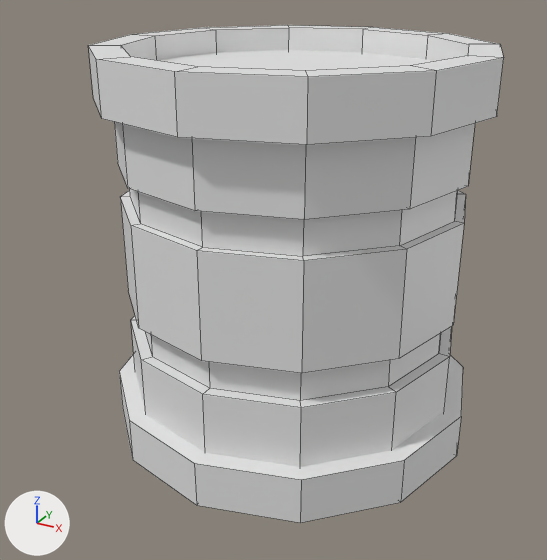
A saved change to the Blender file blender/assets/assets.blend.
Rendered twice from a camera (50 mm lens) standing at (1.95, -3.78, 1.63) and looking at (-0.06, -0.13, -0.2). Arrows for +X, +Y and +Z are at lower left; the lights stay in place. Mesh edges are drawn as thin lines.

Names of what the first picture shows: 'barrel'.
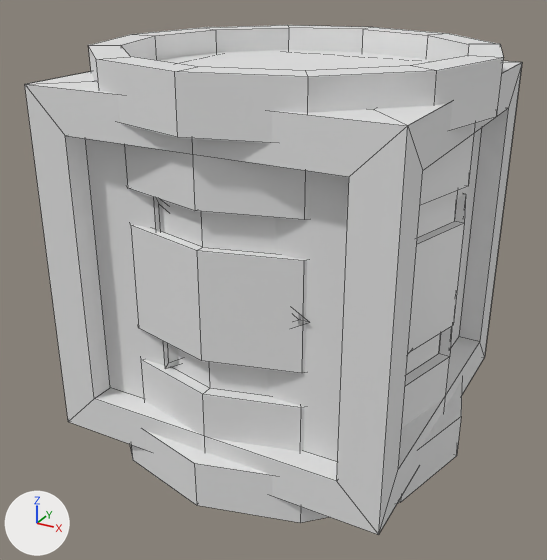
ob_empty_014 is not drawn itself; it is used by a modifier of ob_shock_cube.

The change, as a list of edits to the scene's bpy script:
```text
Add ob_shock_cube:
    ob_shock_cube = bpy.data.objects.new('shock_cube', me_cube_003.copy())  # the mesh of ob_shock_cube
    ob_shock_cube.location = (0.0, 0.0, 0.0)
    _m = ob_shock_cube.modifiers.new('Mirror', 'MIRROR')
    _m = ob_shock_cube.modifiers.new('Array', 'ARRAY')
    _m.count = 3
    _m.use_constant_offset = True
    _m.constant_offset_displace = (-2.0, 0.0, 0.0)
    _m.use_merge_vertices = True
    _m.use_object_offset = True
    _m.offset_object = ob_empty_014
Add ob_empty_014:
    ob_empty_014 = bpy.data.objects.new('Empty.014', None)
    ob_empty_014.location = (0.0, 0.0, 0.0)
    ob_empty_014.rotation_euler = (1.571, -1.571, 0.0)  # degrees (90, -90, 0)
```

Where the change shows, as pixel boxes (x1, y1, x2, y2) in the pictures (547 x 560 px):
'shock_cube', added
    after: (25, 61, 522, 535)
